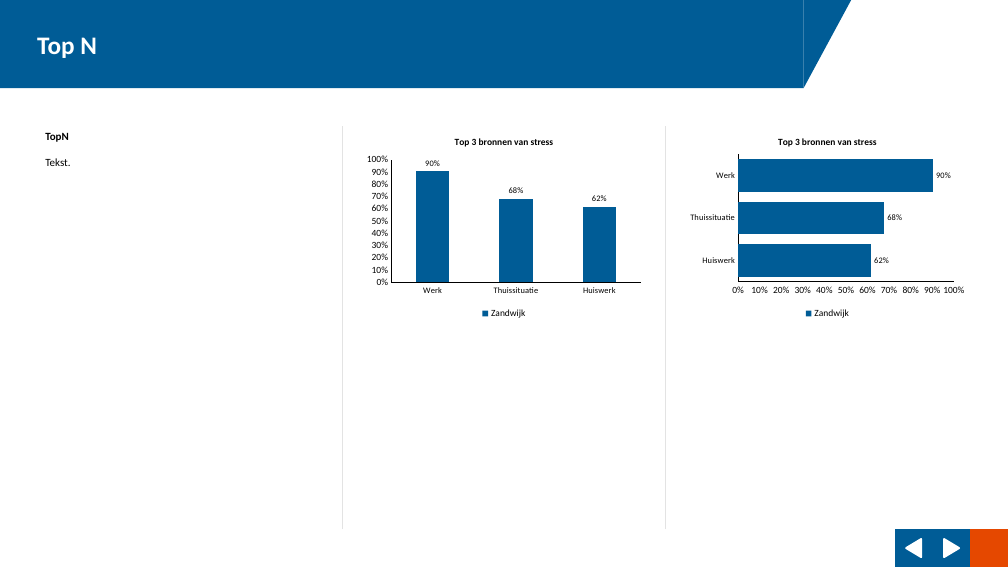
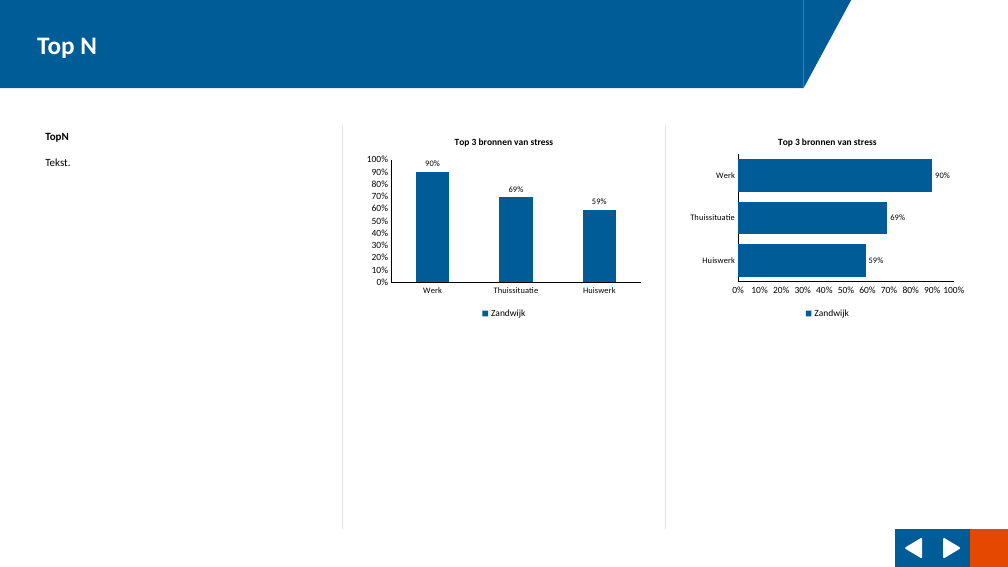
Before and after one commit to ggdatascience/reports_excel_to_powerpoint, a slide deck: slide 11 of example/Rapportage Heideveen.pptx. Drawn at 1008x567 pixels with LibreOffice and Linux fonts; fonts in the diff are those of the drawing; background and template pictures are left out. Boxes give left, top, right and bottom in pixels: in the first picture for what was removed or moved away, otherwise in the second. Text is boxed around its words. In the diff, an @@ line names an element or a change of style, - is before the commit and + after.

```diff
--- a/example/Rapportage Heideveen.pptx
+++ b/example/Rapportage Heideveen.pptx
@@ column chart at [361, 126, 647, 322] @@
@@ Zandwijk, Thuissituatie: 0.68 to 0.69 @@
@@ Zandwijk, Huiswerk: 0.62 to 0.59 @@
@@ bar chart at [685, 126, 971, 322] @@
@@ Zandwijk, Huiswerk: 0.62 to 0.59 @@
@@ Zandwijk, Thuissituatie: 0.68 to 0.69 @@
```
Also in this commit, not shown: 9 other slides changed, 1 slide added, 1 slide removed, 11 other files.
